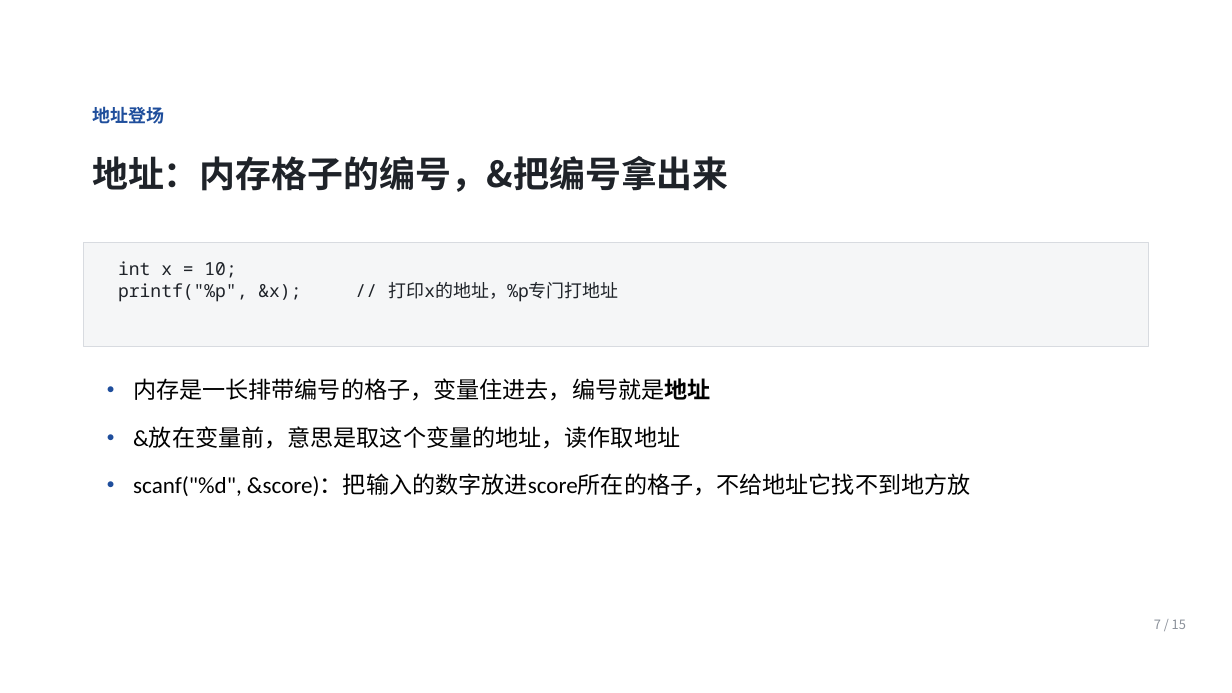
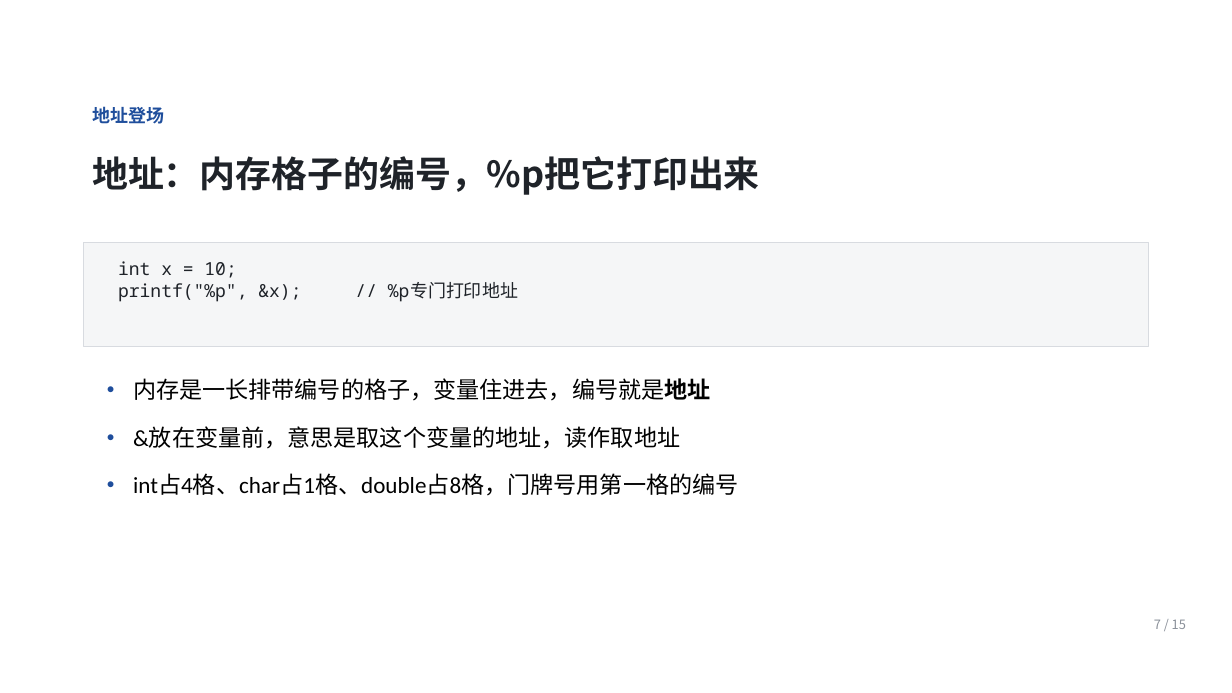
Before and after one commit to Ctrl1CandV/SpecialtyCourses, a slide deck: slide 7 of 课件/C1/C1-B-01/C1-B-01.pptx. Drawn at 1232x693 pixels with LibreOffice and Linux fonts; fonts in the diff are those of the drawing; background and template pictures are left out. Boxes give left, top, right and bottom in pixels: in the first picture for what was removed or moved away, otherwise in the second. Text is boxed around its words. In the diff, an @@ line names an element or a change of style, - is before the commit and + after.

```diff
--- a/课件/C1/C1-B-01/C1-B-01.pptx
+++ b/课件/C1/C1-B-01/C1-B-01.pptx
@@ text at [92, 156, 760, 195]: text changed @@
-地址：内存格子的编号，&把编号拿出来
+地址：内存格子的编号，%p把它打印出来
@@ text at [118, 261, 518, 302]: text changed @@
-int x = 10;
-printf("%p", &x); // 打印x的地址，%p专门打地址
+int x = 10;
+printf("%p", &x); // %p专门打印地址
@@ text at [133, 474, 738, 496]: text changed @@
-• scanf("%d", &score)：把输入的数字放进score所在的格子，不给地址它找不到地方放
+• int占4格、char占1格、double占8格，门牌号用第一格的编号
```
Also in this commit, not shown: 9 other slides changed, 4 slides added, 4 slides removed, 29 other files.
